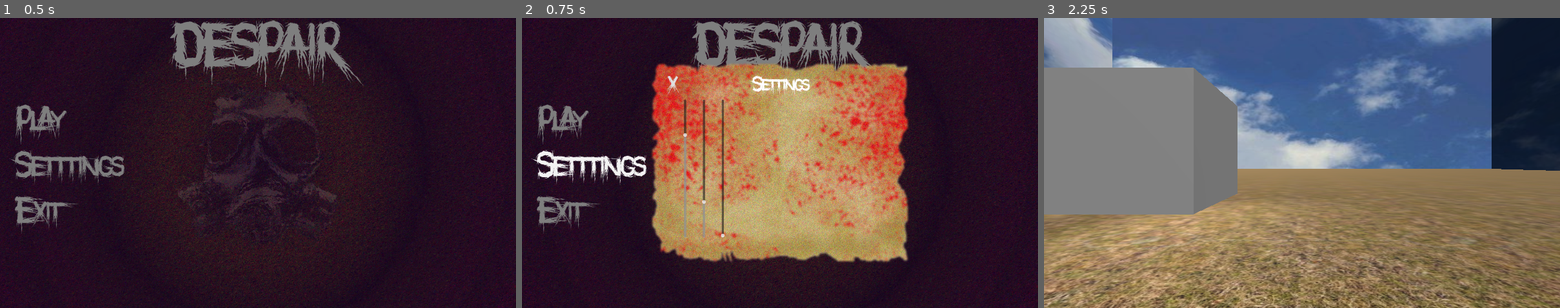
Above: before the commit, frames 1-3 (left to right).
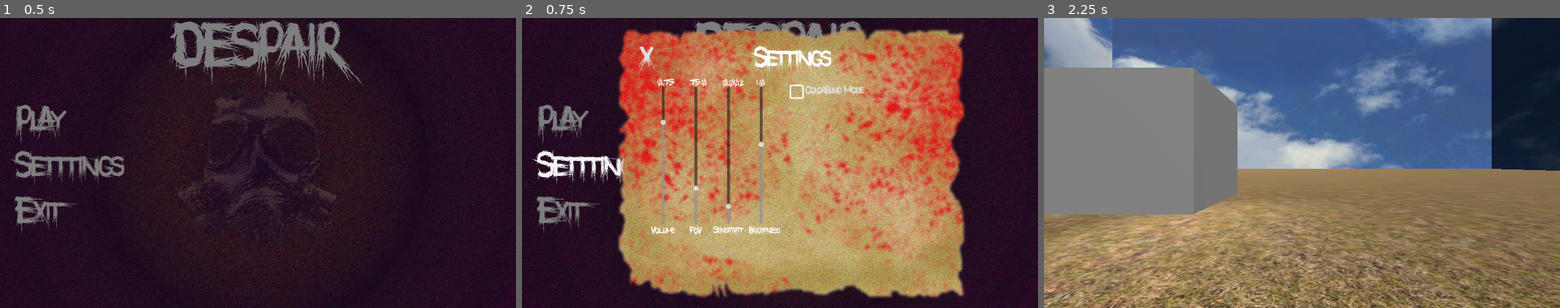
Above: after the commit, the same moments.

Repository: Sea-Men-Studios/Despair
Game: Godot game, scene res://scenes/MainMenu.tscn
The game is run twice, just before and just after one commit, with the same random seed, the same clock (stepped at 60 frames per second) and the same inputs.
Inputs:
- Up to frame 1 (0.5 s): no input
- Up to frame 2 (0.75 s): click "Setttings" at 0.5 s
- Up to frame 3 (2.25 s): click "x" at 1.25 s; click "Play" at 2 s

Frame 1 is identical in both runs. In frame 2, 52% of the frame differs, in the area x 18-86%, y 3-97%; in frame 3, nothing differs.

Commit message:
Settings
All settings in the menu are functional, added brightness and color blind mode.

Diff:
--- /dev/null
+++ b/assets/shaders/Player.gdshader
@@ -0,0 +1,18 @@
+shader_type canvas_item;
+
+uniform sampler2D SCREEN_TEXTURE : hint_screen_texture, filter_linear_mipmap;
+
+void vertex() {
+	// Called for every vertex the material is visible on.
+}
+
+void fragment() {
+	vec4 screen_color = texture(SCREEN_TEXTURE, SCREEN_UV);
+	float gray = dot(screen_color.rgb, vec3(0.299, 0.587, 0.114));
+	COLOR = vec4(vec3(gray), 1.0);
+}
+
+//void light() {
+//	// Called for every pixel for every light affecting the CanvasItem.
+//	// Uncomment to replace the default light processing function with this one.
+//}
--- a/scenes/MainMenu.tscn
+++ b/scenes/MainMenu.tscn
@@ -5,8 +5,14 @@
 [ext_resource type="FontFile" uid="uid://bdc5pulf3pph6" path="res://assets/fonts/Philophobia-0p8d.ttf" id="2_2wh52"]
 [ext_resource type="Texture2D" uid="uid://c1ojid35x6vj0" path="res://assets/images/BloodyParchment.png" id="4_ow34m"]
 [ext_resource type="Script" uid="uid://iyl54hwv5f1r" path="res://src/volume.gd" id="5_l72w3"]
+[ext_resource type="FontFile" uid="uid://c8s3uhtt6pfuo" path="res://assets/fonts/WhoAsksSatan-5vxx.ttf" id="6_8a8k8"]
 [ext_resource type="AudioStream" uid="uid://mrm610lgq3b0" path="res://assets/Audio/DespairV2.ogg" id="6_826wr"]
 [ext_resource type="Script" uid="uid://dpoe6wclu1hb4" path="res://src/fov.gd" id="6_ucygd"]
+[ext_resource type="Script" uid="uid://cqe7uajt6fcel" path="res://src/sensitivity.gd" id="7_mipys"]
+[ext_resource type="Script" uid="uid://dqysogu0xfomq" path="res://src/brightness.gd" id="9_7la6k"]
+[ext_resource type="Script" uid="uid://fo5fdsw2ihgw" path="res://src/color_blind_mode.gd" id="10_2nypq"]
+[ext_resource type="Texture2D" uid="uid://c4a1m8qawojjq" path="res://assets/images/CheckBoxChecked.png" id="10_l4mxc"]
+[ext_resource type="Texture2D" uid="uid://fbfhc2w1txsd" path="res://assets/images/CheckBox.png" id="11_5faoh"]
 
 [sub_resource type="LabelSettings" id="LabelSettings_dtook"]
 font = ExtResource("2_2wh52")
@@ -142,15 +148,16 @@
 anchor_top = 0.5
 anchor_right = 0.5
 anchor_bottom = 0.5
-offset_left = -583.37354
-offset_top = -421.25
-offset_right = 583.37354
-offset_bottom = 421.25
+offset_left = -745.0
+offset_top = -565.0
+offset_right = 421.74707
+offset_bottom = 277.5
 grow_horizontal = 2
 grow_vertical = 2
+scale = Vector2(1.35, 1.35)
 texture = ExtResource("4_ow34m")
 
-[node name="Label" type="Label" parent="Control/TextureRect2" unique_id=208426950]
+[node name="Settings" type="Label" parent="Control/TextureRect2" unique_id=208426950]
 layout_mode = 1
 anchors_preset = 5
 anchor_left = 0.5
@@ -165,20 +172,27 @@
 text = "Settings"
 horizontal_alignment = 1
 
-[node name="HBoxContainer" type="HBoxContainer" parent="Control/TextureRect2" unique_id=1680593527]
-layout_mode = 1
-anchors_preset = -1
-anchor_right = 0.034
-anchor_bottom = 0.047000002
-offset_left = 222.37354
-offset_top = 185.25
-offset_right = 959.7041
-offset_bottom = 659.65247
-offset_transform_enabled = true
-theme_override_constants/separation = 54
-
-[node name="Volume" type="VSlider" parent="Control/TextureRect2/HBoxContainer" unique_id=643072066]
-layout_mode = 2
+[node name="Back" type="Button" parent="Control/TextureRect2" unique_id=1230344367]
+layout_mode = 0
+offset_left = 155.37354
+offset_top = 76.25
+offset_right = 214.37354
+offset_bottom = 204.25
+theme_override_fonts/font = ExtResource("2_2wh52")
+theme_override_font_sizes/font_size = 90
+theme_override_styles/normal = SubResource("StyleBoxEmpty_dtook")
+theme_override_styles/pressed = SubResource("StyleBoxEmpty_risc5")
+theme_override_styles/hover = SubResource("StyleBoxEmpty_two6q")
+theme_override_styles/disabled = SubResource("StyleBoxEmpty_wihdw")
+theme_override_styles/focus = SubResource("StyleBoxEmpty_o5div")
+text = "x"
+
+[node name="Volume" type="VSlider" parent="Control/TextureRect2" unique_id=643072066]
+layout_mode = 0
+offset_left = 222.0
+offset_top = 208.0
+offset_right = 238.0
+offset_bottom = 587.0
 offset_transform_scale = Vector2(1.615, 1.615)
 max_value = 1.0
 step = 0.05
@@ -187,30 +201,134 @@
 script = ExtResource("5_l72w3")
 audio_bus_name = "Master"
 
-[node name="FoV" type="VSlider" parent="Control/TextureRect2/HBoxContainer" unique_id=1396317106]
-layout_mode = 2
+[node name="Volume" type="Label" parent="Control/TextureRect2/Volume" unique_id=247833460]
+layout_mode = 0
+offset_left = -24.626465
+offset_top = 384.25
+offset_right = 41.373535
+offset_bottom = 417.25
+theme_override_fonts/font = ExtResource("2_2wh52")
+theme_override_font_sizes/font_size = 23
+text = "Vol ume"
+
+[node name="VolumeNum" type="Label" parent="Control/TextureRect2/Volume" unique_id=431507264]
+layout_mode = 0
+offset_left = -6.626465
+offset_top = -30.75
+offset_right = 23.373535
+offset_bottom = -3.75
+theme_override_fonts/font = ExtResource("6_8a8k8")
+theme_override_font_sizes/font_size = 30
+text = "100"
+
+[node name="FoV" type="VSlider" parent="Control/TextureRect2" unique_id=1396317106]
+layout_mode = 0
+offset_left = 312.0
+offset_top = 208.0
+offset_right = 328.0
+offset_bottom = 587.0
 min_value = 60.0
 max_value = 120.0
 value = 75.0
 script = ExtResource("6_ucygd")
 
-[node name="Sensitivity" type="VSlider" parent="Control/TextureRect2/HBoxContainer" unique_id=659231611]
-layout_mode = 2
-
-[node name="Back" type="Button" parent="Control/TextureRect2" unique_id=1230344367]
-layout_mode = 0
-offset_left = 155.37354
-offset_top = 76.25
-offset_right = 214.37354
-offset_bottom = 204.25
-theme_override_fonts/font = ExtResource("2_2wh52")
-theme_override_font_sizes/font_size = 90
-theme_override_styles/normal = SubResource("StyleBoxEmpty_dtook")
-theme_override_styles/pressed = SubResource("StyleBoxEmpty_risc5")
-theme_override_styles/hover = SubResource("StyleBoxEmpty_two6q")
-theme_override_styles/disabled = SubResource("StyleBoxEmpty_wihdw")
-theme_override_styles/focus = SubResource("StyleBoxEmpty_o5div")
-text = "x"
+[node name="FoV" type="Label" parent="Control/TextureRect2/FoV" unique_id=1703903816]
+layout_mode = 0
+offset_left = -8.000488
+offset_top = 385.25
+offset_right = 23.999512
+offset_bottom = 418.25
+theme_override_fonts/font = ExtResource("2_2wh52")
+theme_override_font_sizes/font_size = 23
+text = "FoV"
+
+[node name="FoVNum" type="Label" parent="Control/TextureRect2/FoV" unique_id=299681314]
+layout_mode = 0
+offset_left = -6.626465
+offset_top = -30.75
+offset_right = 23.373535
+offset_bottom = -3.75
+theme_override_fonts/font = ExtResource("6_8a8k8")
+theme_override_font_sizes/font_size = 30
+text = "100"
+
+[node name="Sensitivity" type="VSlider" parent="Control/TextureRect2" unique_id=659231611]
+layout_mode = 0
+offset_left = 402.0
+offset_top = 208.0
+offset_right = 418.0
+offset_bottom = 587.0
+min_value = 0.001
+max_value = 0.01
+step = 0.001
+value = 0.001
+script = ExtResource("7_mipys")
+
+[node name="Sensitivity" type="Label" parent="Control/TextureRect2/Sensitivity" unique_id=1381886220]
+layout_mode = 0
+offset_left = -33.00049
+offset_top = 383.25
+offset_right = 47.99951
+offset_bottom = 416.25
+theme_override_fonts/font = ExtResource("2_2wh52")
+theme_override_font_sizes/font_size = 23
+text = "Sensitivity"
+
+[node name="SensNum" type="Label" parent="Control/TextureRect2/Sensitivity/Sensitivity" unique_id=1453458074]
+layout_mode = 0
+offset_left = 26.0
+offset_top = -413.0
+offset_right = 56.0
+offset_bottom = -386.0
+theme_override_fonts/font = ExtResource("6_8a8k8")
+theme_override_font_sizes/font_size = 30
+text = "100"
+
+[node name="Brightness" type="VSlider" parent="Control/TextureRect2" unique_id=129437412]
+layout_mode = 0
+offset_left = 492.0
+offset_top = 208.0
+offset_right = 508.0
+offset_bottom = 587.0
+offset_transform_scale = Vector2(1.615, 1.615)
+max_value = 1.0
+step = 0.05
+value = 0.75
+ticks_on_borders = true
+script = ExtResource("9_7la6k")
+
+[node name="Britghness" type="Label" parent="Control/TextureRect2/Brightness" unique_id=341471454]
+layout_mode = 0
+offset_left = -24.626465
+offset_top = 384.25
+offset_right = 41.373535
+offset_bottom = 417.25
+theme_override_fonts/font = ExtResource("2_2wh52")
+theme_override_font_sizes/font_size = 23
+text = "Brightness"
+
+[node name="BrightnessNum" type="Label" parent="Control/TextureRect2/Brightness" unique_id=788311705]
+layout_mode = 0
+offset_left = -6.626465
+offset_top = -30.75
+offset_right = 23.373535
+offset_bottom = -3.75
+theme_override_fonts/font = ExtResource("6_8a8k8")
+theme_override_font_sizes/font_size = 30
+text = "100"
+
+[node name="ColorBlindMode" type="CheckBox" parent="Control/TextureRect2" unique_id=1091317730]
+layout_mode = 0
+offset_left = 574.37354
+offset_top = 198.25
+offset_right = 584.37354
+offset_bottom = 208.25
+theme_override_fonts/font = ExtResource("2_2wh52")
+theme_override_font_sizes/font_size = 26
+theme_override_icons/checked = ExtResource("10_l4mxc")
+theme_override_icons/unchecked = ExtResource("11_5faoh")
+text = "ColorBlind Mode"
+script = ExtResource("10_2nypq")
 
 [node name="AudioStreamPlayer" type="AudioStreamPlayer" parent="." unique_id=1633031663]
 stream = ExtResource("6_826wr")
@@ -219,6 +337,9 @@
 [connection signal="pressed" from="Control/VBoxContainer/Control/Play" to="." method="_on_play_pressed"]
 [connection signal="pressed" from="Control/VBoxContainer/Control2/Settings" to="." method="_on_settings_pressed"]
 [connection signal="pressed" from="Control/VBoxContainer/Control3/Exit" to="." method="_on_exit_pressed"]
-[connection signal="value_changed" from="Control/TextureRect2/HBoxContainer/Volume" to="Control/TextureRect2/HBoxContainer/Volume" method="_on_value_changed"]
-[connection signal="value_changed" from="Control/TextureRect2/HBoxContainer/FoV" to="Control/TextureRect2/HBoxContainer/FoV" method="_on_value_changed"]
 [connection signal="pressed" from="Control/TextureRect2/Back" to="." method="_on_back_pressed"]
+[connection signal="value_changed" from="Control/TextureRect2/Volume" to="Control/TextureRect2/Volume" method="_on_value_changed"]
+[connection signal="value_changed" from="Control/TextureRect2/FoV" to="Control/TextureRect2/FoV" method="_on_value_changed"]
+[connection signal="value_changed" from="Control/TextureRect2/Sensitivity" to="Control/TextureRect2/Sensitivity" method="_on_value_changed"]
+[connection signal="value_changed" from="Control/TextureRect2/Brightness" to="Control/TextureRect2/Brightness" method="_on_value_changed"]
+[connection signal="toggled" from="Control/TextureRect2/ColorBlindMode" to="Control/TextureRect2/ColorBlindMode" method="_on_toggled"]
--- a/scenes/Player.tscn
+++ b/scenes/Player.tscn
@@ -1,8 +1,14 @@
 [gd_scene format=3 uid="uid://dulbjs303pf3h"]
 
 [ext_resource type="Script" uid="uid://db34a3xstkoq7" path="res://src/player.gd" id="1_p0vlq"]
+[ext_resource type="Script" uid="uid://bro5jal8cds7r" path="res://src/brightness_overlay.gd" id="2_v6fml"]
+[ext_resource type="Shader" uid="uid://dm4kxcvlchodj" path="res://assets/shaders/Player.gdshader" id="3_mdl7e"]
+[ext_resource type="Script" uid="uid://cxccb4277w2d8" path="res://src/color_blind_overlay.gd" id="4_qu4a1"]
 
 [sub_resource type="CapsuleShape3D" id="CapsuleShape3D_dtook"]
+
+[sub_resource type="ShaderMaterial" id="ShaderMaterial_dtook"]
+shader = ExtResource("3_mdl7e")
 
 [node name="CharacterBody3D" type="CharacterBody3D" unique_id=136917392]
 script = ExtResource("1_p0vlq")
@@ -16,3 +22,25 @@
 
 [node name="Camera3D" type="Camera3D" parent="Node3D" unique_id=1572165867]
 transform = Transform3D(1, 0, 0, 0, 1, 0, 0, 0, 1, 0, 0, 0.33607864)
+
+[node name="CanvasLayer" type="CanvasLayer" parent="." unique_id=1696356131]
+
+[node name="BrightnessOverlay" type="ColorRect" parent="CanvasLayer" unique_id=1766832078]
+anchors_preset = 15
+anchor_right = 1.0
+anchor_bottom = 1.0
+grow_horizontal = 2
+grow_vertical = 2
+mouse_filter = 2
+color = Color(0, 0, 0, 1)
+script = ExtResource("2_v6fml")
+
+[node name="ColorBlindOverlay" type="ColorRect" parent="CanvasLayer" unique_id=1550910077]
+material = SubResource("ShaderMaterial_dtook")
+anchors_preset = 15
+anchor_right = 1.0
+anchor_bottom = 1.0
+grow_horizontal = 2
+grow_vertical = 2
+mouse_filter = 2
+script = ExtResource("4_qu4a1")
--- /dev/null
+++ b/src/brightness.gd
@@ -0,0 +1,19 @@
+extends VSlider
+@onready var brightness_num: Label = $BrightnessNum
+
+
+# Called when the node enters the scene tree for the first time.
+func _ready() -> void:
+	min_value = 0.3
+	max_value = 1.5
+	step = 0.05
+	value = Settings.brightness
+
+
+# Called every frame. 'delta' is the elapsed time since the previous frame.
+func _process(delta: float) -> void:
+	brightness_num.text = str(value)
+
+
+func _on_value_changed(value: float) -> void:
+	Settings.brightness = value
--- /dev/null
+++ b/src/brightness_overlay.gd
@@ -0,0 +1,14 @@
+extends ColorRect
+
+func _ready() -> void:
+	_apply_brightness(Settings.brightness)
+	Settings.brightness_changed.connect(_apply_brightness)
+
+func _apply_brightness(value: float) -> void:
+	if value < 1.0:
+		# Darken: black overlay, alpha increases as brightness drops
+		color = Color(0, 0, 0, 1.0 - value)
+	else:
+		# Brighten: white overlay, alpha increases as brightness rises above 1
+		var t = clamp(value - 1.0, 0.0, 1.0)
+		color = Color(1, 1, 1, t * 0.5)  # cap so it doesn't fully whiteout
--- /dev/null
+++ b/src/color_blind_mode.gd
@@ -0,0 +1,15 @@
+extends CheckBox
+
+
+# Called when the node enters the scene tree for the first time.
+func _ready() -> void:
+	pass # Replace with function body.
+
+
+# Called every frame. 'delta' is the elapsed time since the previous frame.
+func _process(delta: float) -> void:
+	pass
+
+
+func _on_toggled(toggled_on: bool) -> void:
+	Settings.color_blind_mode = button_pressed
--- /dev/null
+++ b/src/color_blind_overlay.gd
@@ -0,0 +1,8 @@
+extends ColorRect
+
+func _ready() -> void:
+	visible = Settings.color_blind_mode
+	Settings.color_blind_mode_changed.connect(_on_toggled)
+
+func _on_toggled(enabled: bool) -> void:
+	visible = enabled
--- a/src/fov.gd
+++ b/src/fov.gd
@@ -1,10 +1,13 @@
 extends VSlider
+@onready var fo_v_num: Label = $FoVNum
 
 
 # Called when the node enters the scene tree for the first time.
 func _ready() -> void:
 	pass # Replace with function body.
 
+func _process(delta: float) -> void:
+	fo_v_num.text = str(value)
 
 func _on_value_changed(value: float) -> void:
 	Settings.fov = value
--- a/src/player.gd
+++ b/src/player.gd
@@ -18,9 +18,8 @@
 @export var deceleration := 5
 @export var air_control := 0.3
 
-@export var fov := 75.0
 
-const SENSITIVITY = 0.002
+var fov = 75
 
 @onready var camera: Camera3D = $Node3D/Camera3D
 @onready var head: Node3D = $Node3D
@@ -28,7 +27,7 @@
 
 func _ready():
 	Input.set_mouse_mode(Input.MOUSE_MODE_CAPTURED)
-	camera.fov = fov
+	camera.fov = Settings.fov
 	Settings.fov_changed.connect(_on_fov_changed)
 
 func _on_fov_changed(new_fov: float) -> void:
@@ -38,8 +37,8 @@
 	if event.is_action_pressed("ui_cancel"):
 		Input.set_mouse_mode(Input.MOUSE_MODE_VISIBLE)
 	if event is InputEventMouseMotion and Input.get_mouse_mode() == Input.MOUSE_MODE_CAPTURED:
-		rotate_y(-event.relative.x * SENSITIVITY)
-		camera.rotate_x(-event.relative.y * SENSITIVITY)
+		rotate_y(-event.relative.x * Settings.sensitivity)
+		camera.rotate_x(-event.relative.y * Settings.sensitivity)
 		camera.rotation.x = clamp(camera.rotation.x, deg_to_rad(min_pitch), deg_to_rad(max_pitch))
 
 func _physics_process(delta: float) -> void:
--- /dev/null
+++ b/src/sensitivity.gd
@@ -0,0 +1,18 @@
+extends VSlider
+@onready var sens_num: Label = $Sensitivity/SensNum
+
+
+# Called when the node enters the scene tree for the first time.
+func _ready() -> void:
+	min_value = 0.001
+	max_value = 0.01
+	step = 0.0005
+	value = Settings.sensitivity
+
+# Called every frame. 'delta' is the elapsed time since the previous frame.
+func _process(delta: float) -> void:
+	sens_num.text = str(value)
+
+
+func _on_value_changed(value: float) -> void:
+	Settings.sensitivity = value
--- a/src/settings.gd
+++ b/src/settings.gd
@@ -1,8 +1,26 @@
 extends Node
 
 signal fov_changed(new_fov: float)
+signal sensitivity_changed(new_sensitivity: float)
+signal brightness_changed(new_brightness: float)
+signal color_blind_mode_changed(enabled: bool)
 
 var fov := 75.0:
 	set(value):
-		fov = value
+		fov = clamp(value, 30.0, 150.0)
 		fov_changed.emit(fov)
+
+var sensitivity := 0.002:
+	set(value):
+		sensitivity = value
+		sensitivity_changed.emit(sensitivity)
+
+var brightness := 1.0:
+	set(value):
+		brightness = value
+		brightness_changed.emit(brightness)
+
+var color_blind_mode := false:
+	set(value):
+		color_blind_mode = value
+		color_blind_mode_changed.emit(color_blind_mode)
--- a/src/volume.gd
+++ b/src/volume.gd
@@ -1,6 +1,7 @@
 extends VSlider
 
 @export var audio_bus_name: String
+@onready var volume_num: Label = $VolumeNum
 
 var audio_bus_id
 
@@ -9,10 +10,10 @@
 	audio_bus_id = AudioServer.get_bus_index(audio_bus_name)
 
 
-
+func _process(delta: float) -> void:
+	volume_num.text = str(value)
 
 
 func _on_value_changed(value: float) -> void:
-	print(value)
 	var db = linear_to_db(value)
 	AudioServer.set_bus_volume_db(audio_bus_id, db)
Binary file added: assets/images/CheckBox.png
Not shown, added: assets/images/CheckBox.png.import
Binary file added: assets/images/CheckBoxChecked.png
Not shown, added: assets/images/CheckBoxChecked.png.import
Not shown, added: assets/shaders/Player.gdshader.uid
Not shown, added: src/brightness.gd.uid
Not shown, added: src/brightness_overlay.gd.uid
Not shown, added: src/color_blind_mode.gd.uid
Not shown, added: src/color_blind_overlay.gd.uid
Renamed: default_bus_layout.tres -> src/default_bus_layout.tres
Not shown, added: src/sensitivity.gd.uid
